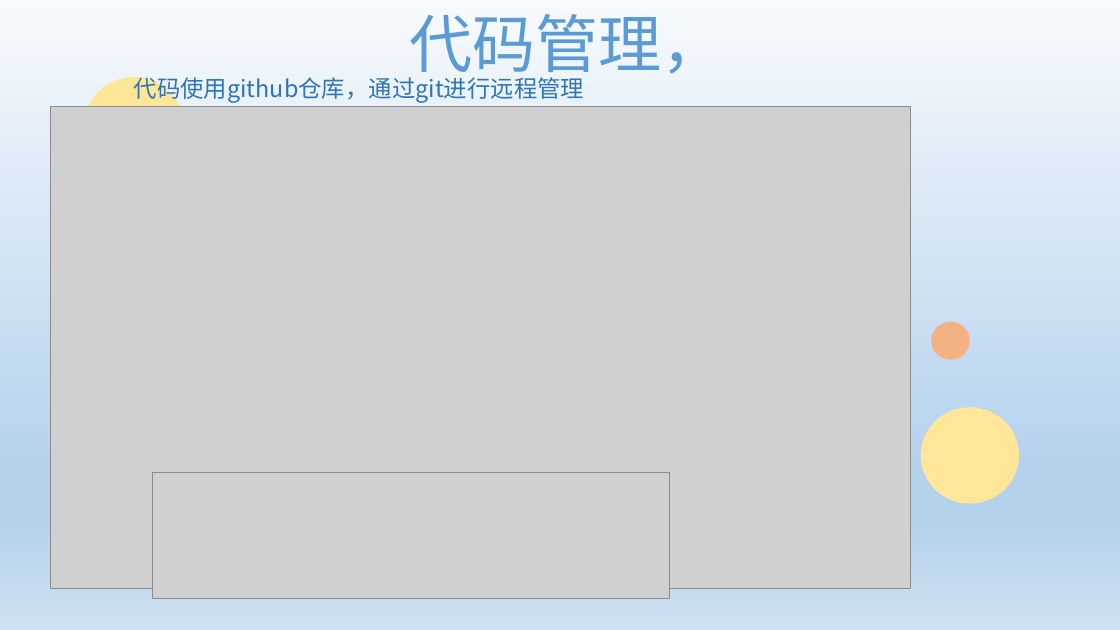
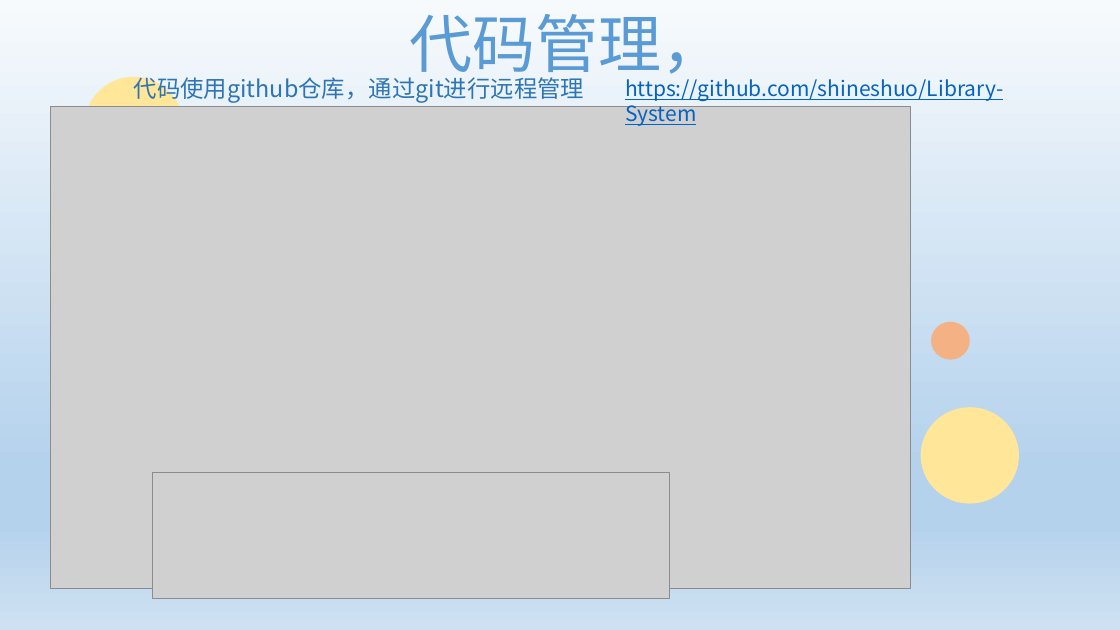
Before and after one commit to shineshuo/Library-System, a slide deck: slide 12 of 上西大上的组-答辩ppt.pptx. Drawn at 1120x630 pixels with LibreOffice and Linux fonts; fonts in the diff are those of the drawing; grey boxes stand for pictures. Boxes give left, top, right and bottom in pixels: in the first picture for what was removed or moved away, otherwise in the second. Text is boxed around its words. In the diff, an @@ line names an element or a change of style, - is before the commit and + after.

```diff
--- a/上西大上的组-答辩ppt.pptx
+++ b/上西大上的组-答辩ppt.pptx
@@ text added at (x1=625, y1=79, x2=1003, y2=126), 18 pt, text #0563C1, underline @@
+https://github.com/shineshuo/Library-System
```
Also in this commit, not shown: 1 other slide changed, 1 other file.
